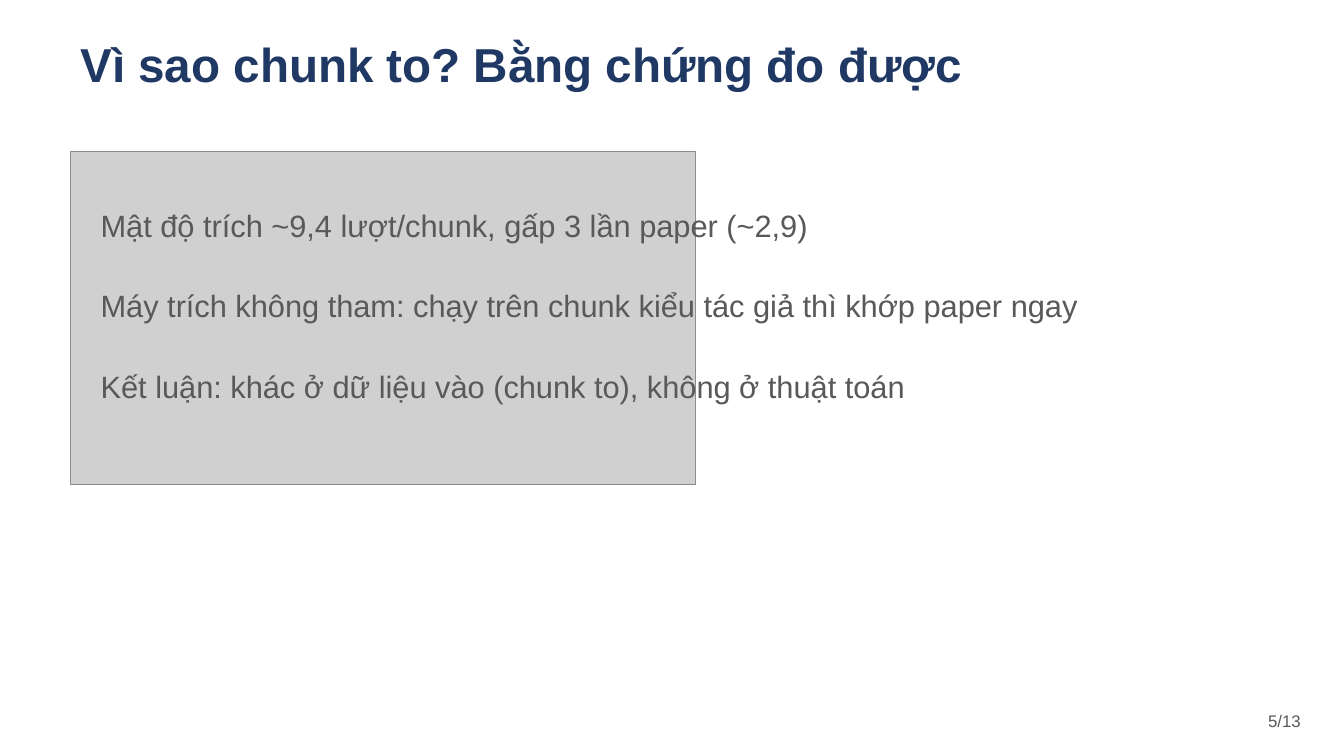
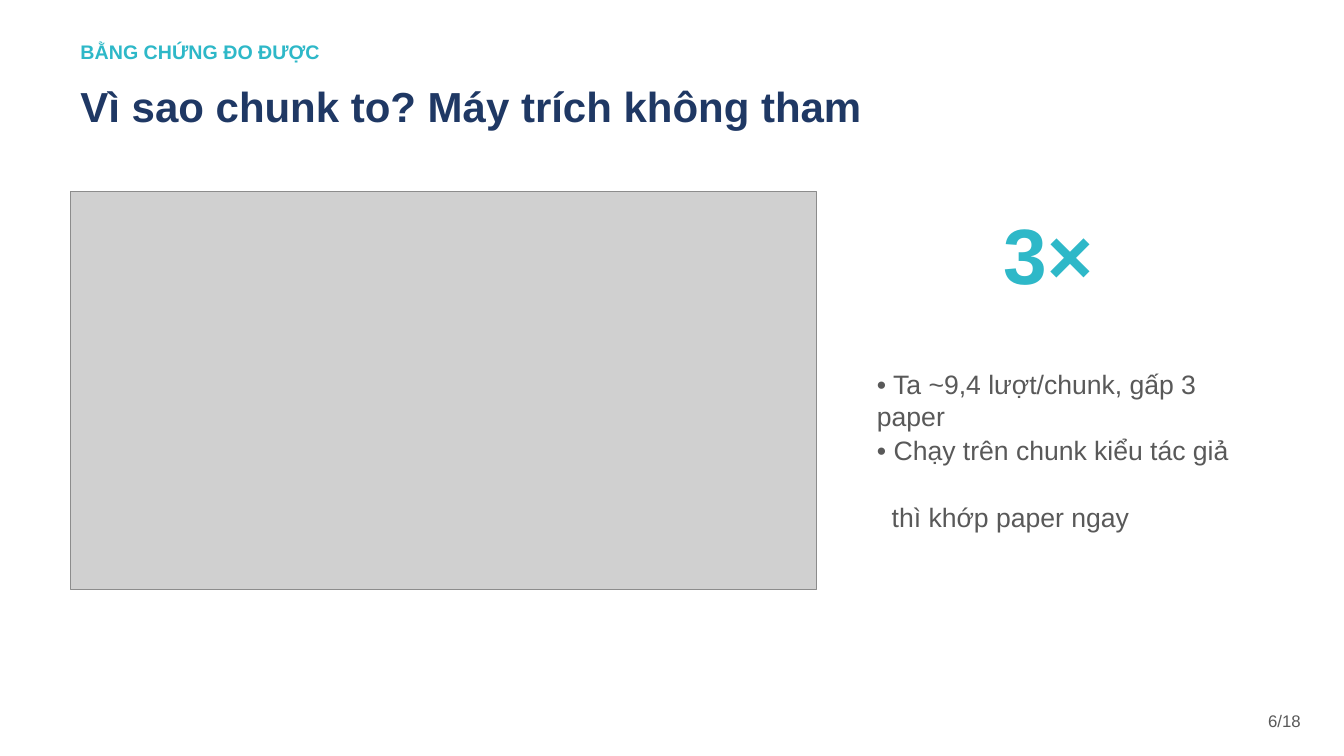
Before and after one commit to ntd25022006q/adgr-reproduction, a slide deck: slide 6 of report/slides_ADGR.pptx (slide 5 before the commit). Drawn at 1344x756 pixels with LibreOffice and Linux fonts; fonts in the diff are those of the drawing; grey boxes stand for pictures. Boxes give left, top, right and bottom in pixels: in the first picture for what was removed or moved away, otherwise in the second. Text is boxed around its words. In the diff, an @@ line names an element or a change of style, - is before the commit and + after.

Commit message:
Slides v2: navy theme, all 11 figures, short verified captions (18 slides)

```diff
--- a/report/slides_ADGR.pptx
+++ b/report/slides_ADGR.pptx
@@ text at bbox=[80, 44, 319, 63]: text changed; size 34 to 14 pt; text colour #1F3864 to #2EB8C8 @@
-Vì sao chunk to? Bằng chứng đo được
+BẰNG CHỨNG ĐO ĐƯỢC
@@ text added at bbox=[80, 90, 861, 131], 30 pt, text #1F3864, bold @@
+Vì sao chunk to? Máy trích không tham
@@ picture: place and size @@
-picture at bbox=[71, 151, 696, 485]
+picture at bbox=[71, 192, 817, 590]
@@ text added at bbox=[1004, 229, 1093, 285], 56 pt, text #2EB8C8, bold @@
+3×
@@ text removed at bbox=[101, 374, 905, 404] @@
-Kết luận: khác ở dữ liệu vào (chunk to), không ở thuật toán
@@ text at bbox=[877, 373, 1196, 431]: text changed; size 22 to 19 pt @@
-Mật độ trích ~9,4 lượt/chunk, gấp 3 lần paper (~2,9)
+• Ta ~9,4 lượt/chunk, gấp 3 paper
@@ text at bbox=[894, 440, 1228, 466]: text changed; size 22 to 19 pt @@
-Máy trích không tham: chạy trên chunk kiểu tác giả thì khớp paper ngay
+• Chạy trên chunk kiểu tác giả
@@ text added at bbox=[892, 507, 1129, 532], 19 pt, text #595959 @@
+thì khớp paper ngay
@@ text at bbox=[1268, 715, 1301, 727]: text changed @@
-5/13
+6/18
```
Also in this commit, not shown: 9 other slides changed, 8 slides added, 3 slides removed.
